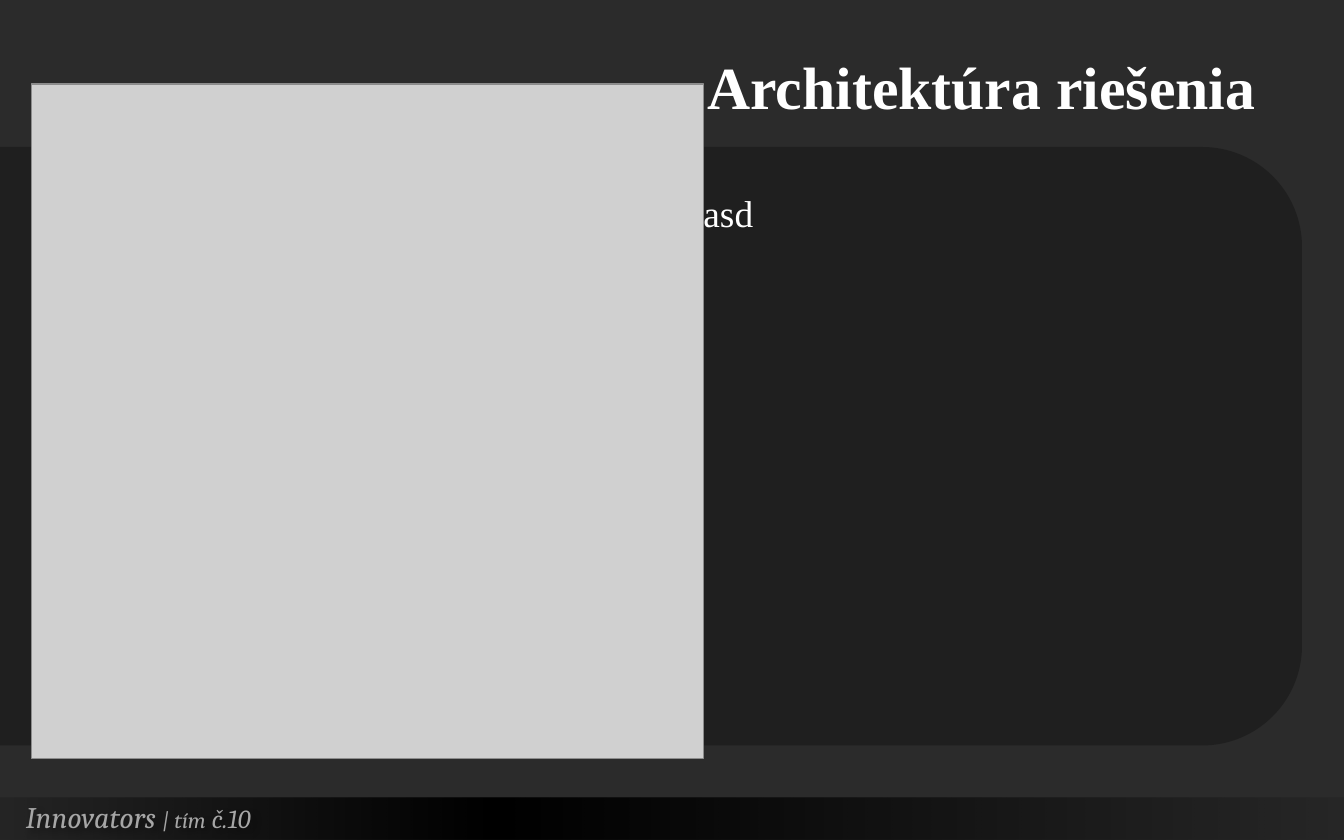
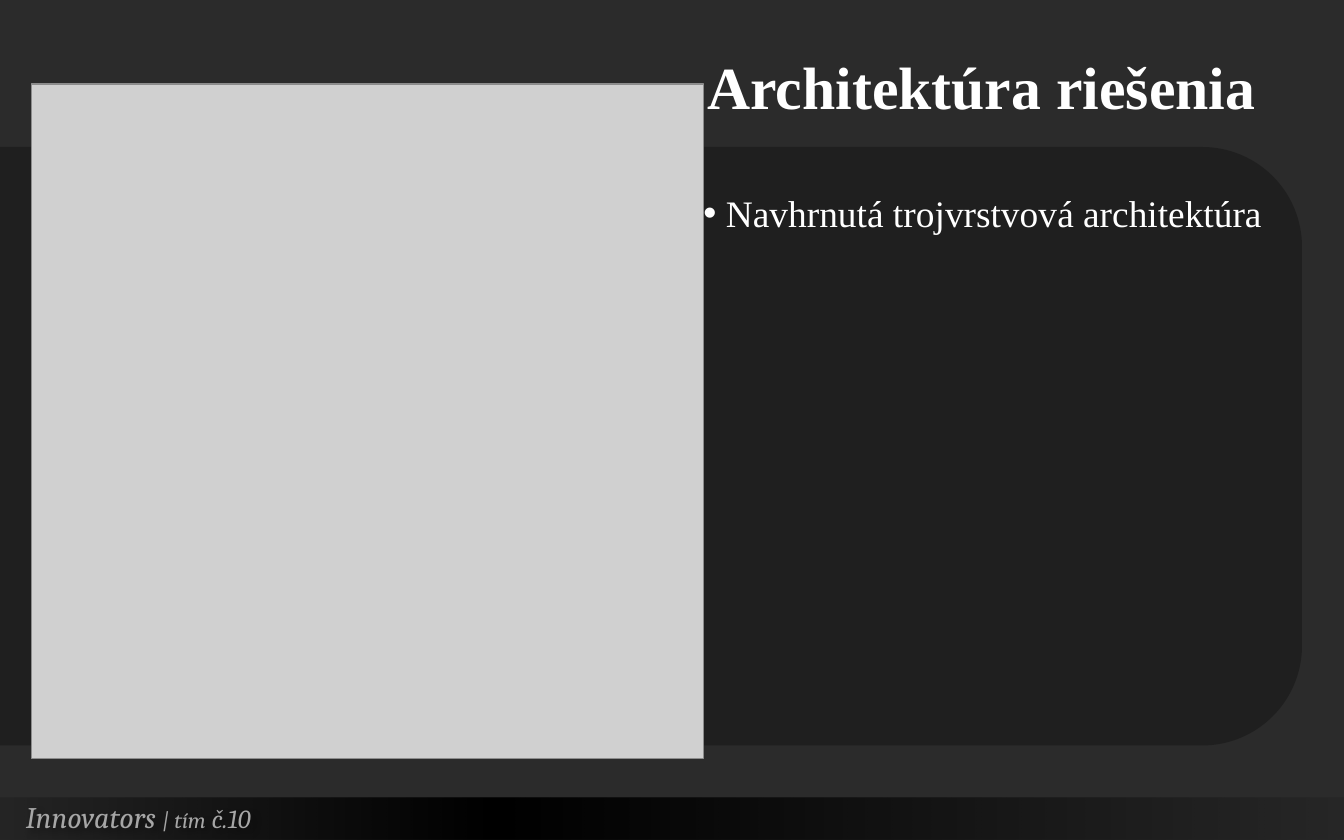
Before and after one commit to Innovators-Team10/Documentation, a slide deck: slide 10 of Dokumentacie/Ostatne/Innovators.pptx (slide 9 before the commit). Drawn at 1344x840 pixels with LibreOffice and Linux fonts; fonts in the diff are those of the drawing; grey boxes stand for pictures; background and template pictures are left out; a plain dark background stands for a picture behind light text. Boxes give left, top, right and bottom in pixels: in the first picture for what was removed or moved away, otherwise in the second. Text is boxed around its words. In the diff, an @@ line names an element or a change of style, - is before the commit and + after.

```diff
--- a/Dokumentacie/Ostatne/Innovators.pptx
+++ b/Dokumentacie/Ostatne/Innovators.pptx
@@ text at [726, 201, 1261, 234]: text changed @@
-asd
+• Navhrnutá trojvrstvová architektúra
```
Also in this commit, not shown: 6 other slides changed, 1 slide added.
